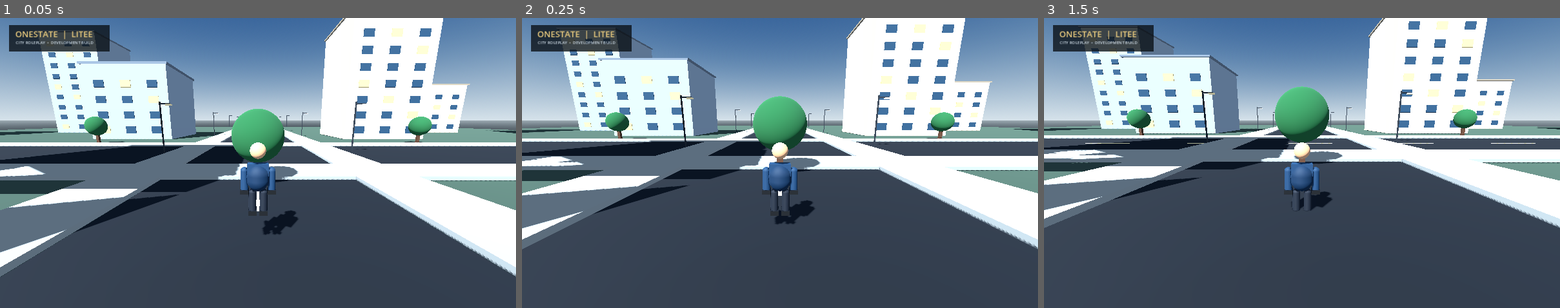
Above: before the commit, frames 1-3 (left to right).
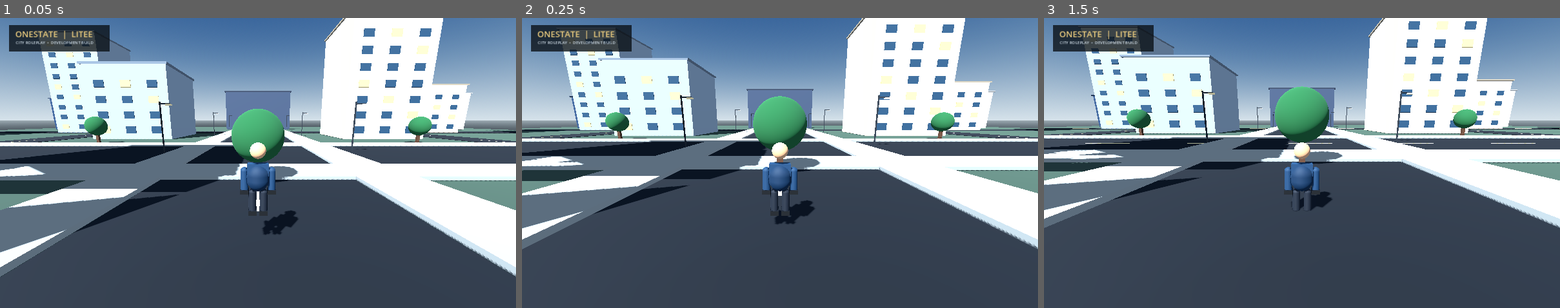
Above: after the commit, the same moments.

Repository: walid8769/Onestate-litee
Game: Godot game, scene res://scenes/main.tscn
Same seed, same stepped clock (60 frames per second), same inputs: the game is played once before the commit and once after it.
Inputs (mouse positions are in pixels of both pictures, inside the frame that each line leads up to):
- Up to frame 1 (0.05 s): no input
- Up to frame 2 (0.25 s): no input
- Up to frame 3 (1.5 s): tap Enter at 0.5 s; move the mouse to (1415, 148) at 0.52 s; click (1415, 148) at 0.67 s; tap Space at 1.25 s; drag from (1198, 177) to (1276, 221) at 1.27 s

The runs differ from the first frame. In frame 1, 1.9% of the frame differs, in the area x 0-100%, y 25-43%; in frame 2, 1.4%; in frame 3, 1.1%.

Commit message:
Add emergency services and civic district landmarks

Diff:
--- a/godot/scripts/main.gd
+++ b/godot/scripts/main.gd
@@ -62,12 +62,51 @@
 		var height := 15.0 + float((i * 7) % 5) * 5.0
 		_make_building("CityBuilding_%02d" % i, building_positions[i], Vector3(17, height, 17), palettes[i % palettes.size()], i)
 
+	# Secondary avenues connect the residential blocks to the city center.
+	for avenue in [-45.0, 45.0]:
+		_make_visual_box("NorthSouthAvenue", Vector3(avenue, 0.015, 0), Vector3(9.0, 0.07, 210), Color(0.085, 0.095, 0.105))
+		_make_visual_box("EastWestAvenue", Vector3(0, 0.02, avenue), Vector3(210, 0.07, 9.0), Color(0.085, 0.095, 0.105))
+		for offset in range(-90, 100, 15):
+			_make_visual_box("AvenueDash", Vector3(avenue, 0.07, float(offset)), Vector3(0.12, 0.025, 5.5), Color(0.88, 0.82, 0.58))
+			_make_visual_box("AvenueDash", Vector3(float(offset), 0.075, avenue), Vector3(5.5, 0.025, 0.12), Color(0.88, 0.82, 0.58))
+
 	for z in range(-84, 90, 28):
 		_make_streetlight(Vector3(-11.2, 0, float(z)))
 		_make_streetlight(Vector3(11.2, 0, float(z)))
 	for x in range(-84, 90, 28):
 		_make_tree(Vector3(float(x), 0, -11.5))
 		_make_tree(Vector3(float(x), 0, 11.5))
+
+	# Distinct civic and emergency-service buildings give the city recognizable destinations.
+	_make_facility("POLICE DEPARTMENT", Vector3(-76, 0, -76), Vector3(25, 13, 22), Color(0.12, 0.20, 0.29), Color(0.28, 0.58, 0.88))
+	_make_facility("CITY HOSPITAL", Vector3(76, 0, -76), Vector3(27, 15, 23), Color(0.78, 0.80, 0.78), Color(0.80, 0.20, 0.20))
+	_make_facility("ARMY BASE", Vector3(-76, 0, 76), Vector3(27, 12, 23), Color(0.30, 0.36, 0.27), Color(0.72, 0.68, 0.48))
+	_make_facility("CITY HALL", Vector3(76, 0, 76), Vector3(25, 14, 22), Color(0.55, 0.49, 0.39), Color(0.84, 0.72, 0.43))
+	_make_facility("FEDERAL BUREAU", Vector3(0, 0, -78), Vector3(28, 16, 22), Color(0.19, 0.23, 0.29), Color(0.76, 0.78, 0.82))
+
+func _make_facility(label: String, at: Vector3, dimensions: Vector3, color: Color, accent: Color) -> void:
+	var center := at + Vector3(0, dimensions.y * 0.5, 0)
+	_make_visual_box(label.replace(" ", "_"), center, dimensions, color)
+	_make_static_box(label.replace(" ", "_") + "_Collision", center, dimensions)
+	_make_visual_box("FacilityRoof", at + Vector3(0, dimensions.y + 0.2, 0), Vector3(dimensions.x + 0.8, 0.4, dimensions.z + 0.8), color.darkened(0.25))
+	_make_visual_box("FacilityEntrance", at + Vector3(0, 1.35, -dimensions.z * 0.505), Vector3(3.4, 2.7, 0.18), Color(0.075, 0.09, 0.11))
+	_make_visual_box("FacilityCanopy", at + Vector3(0, 2.9, -dimensions.z * 0.58), Vector3(7.0, 0.32, 2.2), accent)
+	for column in range(5):
+		var window_x := at.x - dimensions.x * 0.38 + float(column) * dimensions.x * 0.19
+		_make_visual_box("FacilityWindow", Vector3(window_x, dimensions.y * 0.62, at.z - dimensions.z * 0.505), Vector3(2.5, 2.2, 0.08), Color(0.10, 0.20, 0.28))
+	var sign := Label3D.new()
+	sign.name = "FacilitySign"
+	sign.text = label
+	sign.font_size = 42
+	sign.outline_size = 8
+	sign.modulate = accent
+	sign.position = at + Vector3(0, dimensions.y + 2.1, -dimensions.z * 0.54)
+	sign.pixel_size = 0.008
+	add_child(sign)
+	# Marked visitor parking in front of each facility.
+	for slot in range(4):
+		var px := at.x - 7.5 + float(slot) * 5.0
+		_make_visual_box("ParkingBayLine", Vector3(px, 0.075, at.z - dimensions.z * 0.5 - 7.0), Vector3(0.12, 0.025, 6.0), Color(0.82, 0.85, 0.84))
 
 func _make_building(label: String, at: Vector3, dimensions: Vector3, color: Color, variant: int) -> void:
 	_make_visual_box(label, at + Vector3(0, dimensions.y * 0.5, 0), dimensions, color)
